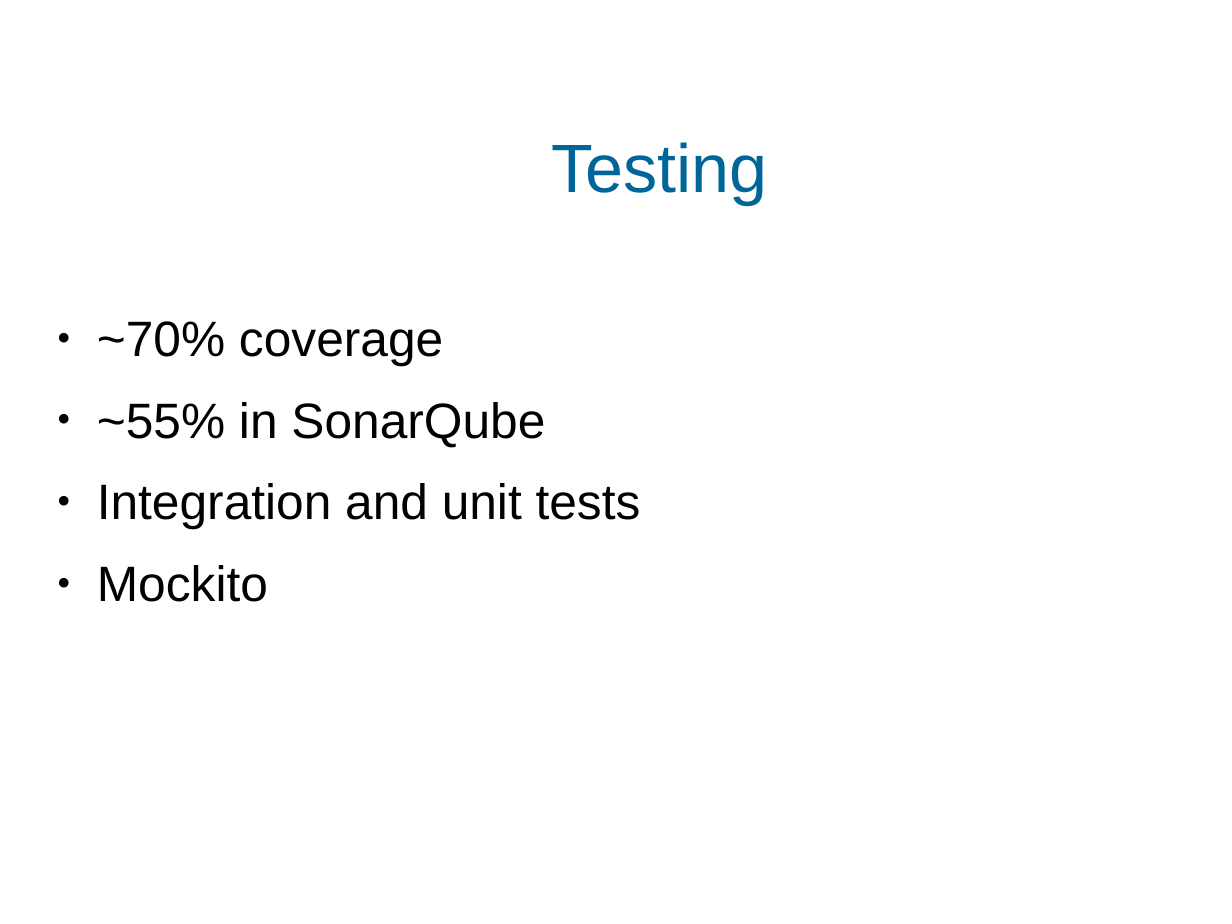
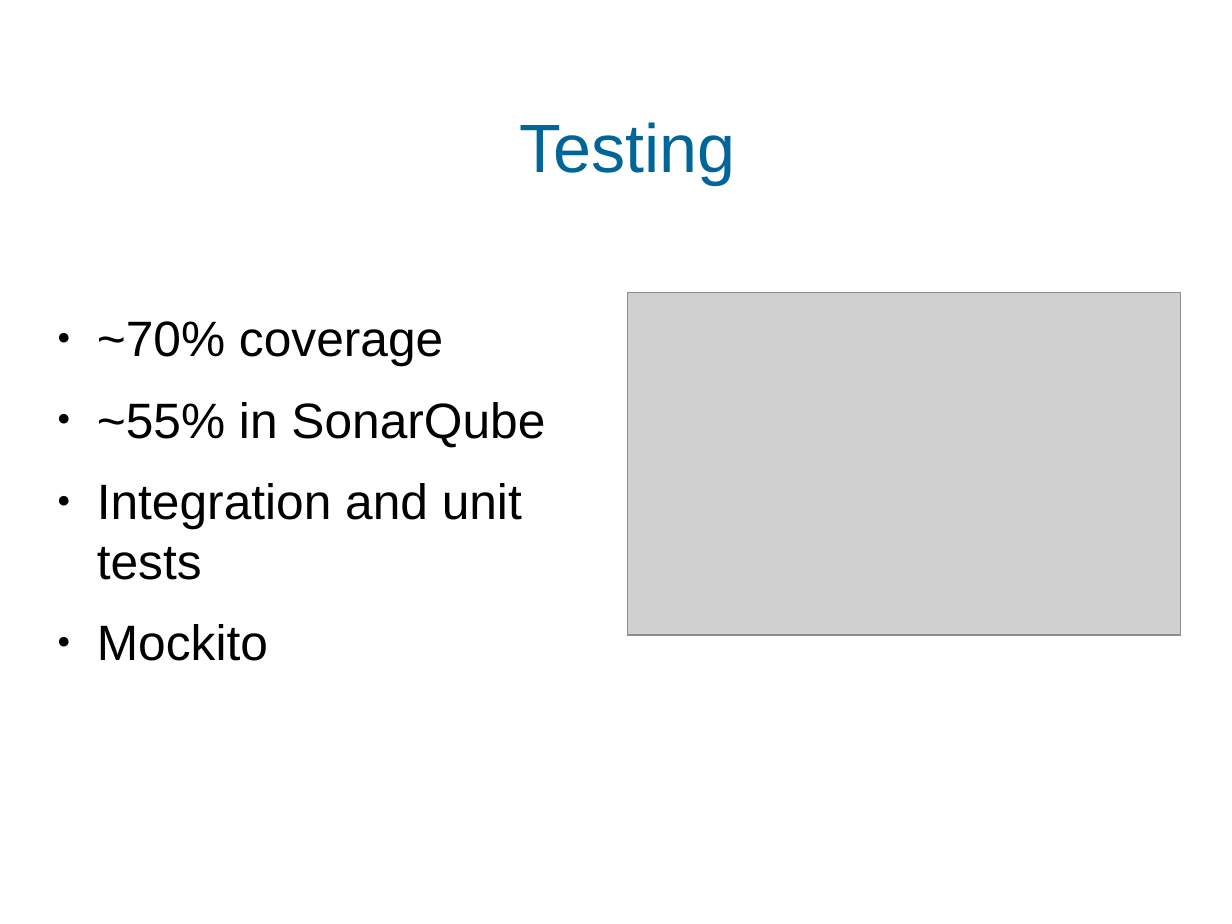
Before and after one commit to daparkes/ims, a slide deck: slide 7 of presentation.pptx. Drawn at 1232x924 pixels with LibreOffice and Linux fonts; fonts in the diff are those of the drawing; grey boxes stand for pictures; background and template pictures are left out. Boxes give left, top, right and bottom in pixels: in the first picture for what was removed or moved away, otherwise in the second. Text is boxed around its words. In the diff, an @@ line names an element or a change of style, - is before the commit and + after.

```diff
--- a/presentation.pptx
+++ b/presentation.pptx
@@ text "Testing": place and size @@
-text "Testing" at (552, 142, 768, 205)
+text "Testing" at (520, 122, 736, 185)
@@ picture added at (628, 293, 1182, 635) @@
@@ text "~70% coverage" rewrapped from (97, 321, 641, 602) to (97, 321, 545, 661) @@
```
Also in this commit, not shown: 6 other slides changed, 1 slide added, 4 other files.
